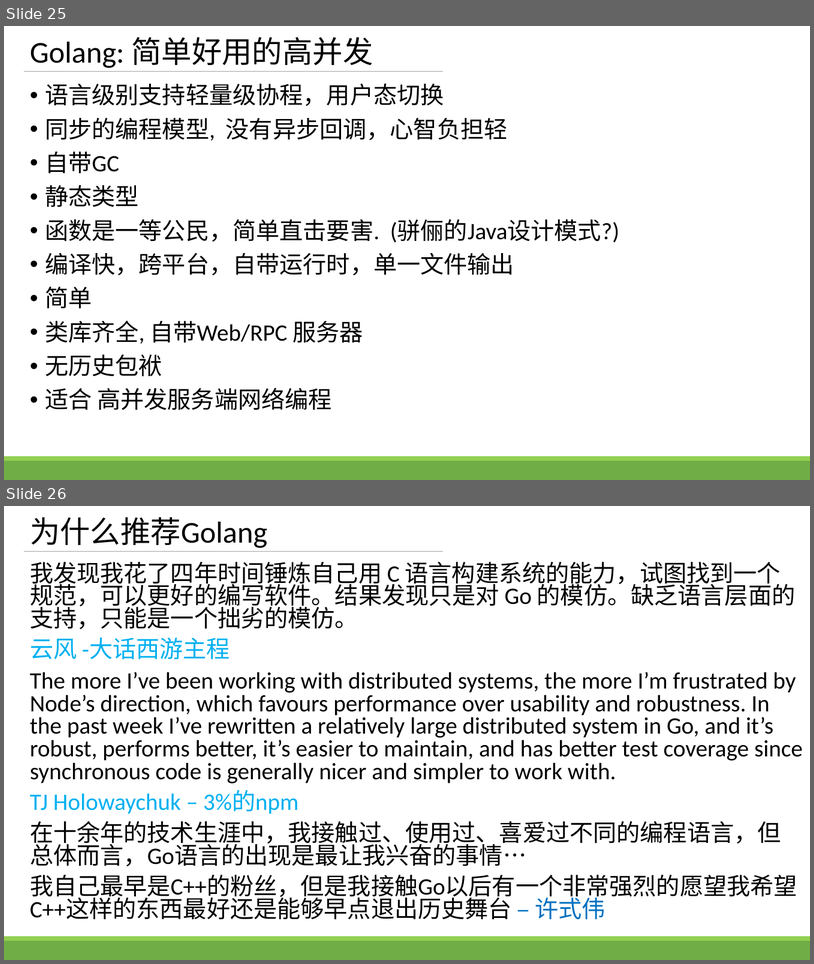
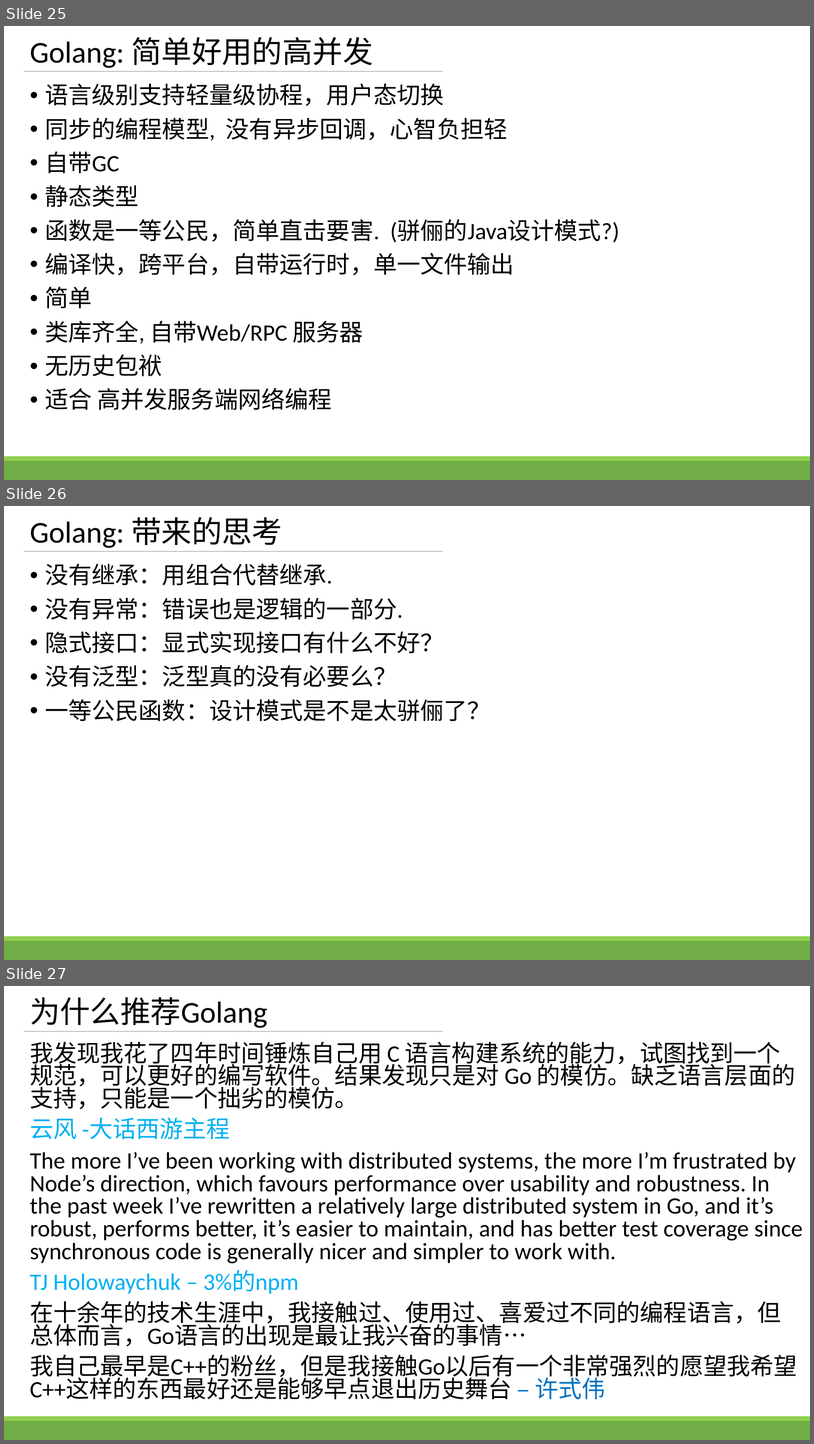
Before and after one commit to zhengbr2/sharing, a slide deck: GolangConcurency.pptx. Shown one above the other, each under a label of ours: slides 25 and 26 before the commit, slides 25, 26 and 27 after it. The pictures are 814x964 and 814x1444 pixels, drawn with LibreOffice and Linux fonts; fonts in the diff are those of the drawing. Boxes give left, top, right and bottom in pixels: in the first picture for what was removed or moved away, otherwise in the second. Text is boxed around its words. In the diff, an @@ line names an element or a change of style, - is before the commit and + after.

Commit message:
ppt 1.5

```diff
--- a/GolangConcurency.pptx
+++ b/GolangConcurency.pptx
@@ slide 26 added at [4,506,810,960], background #FFFFFF; not listed: 3 template elements that a slide beside it also shows @@
@@ title added at [30,517,282,548], 36 pt, text #000000 @@
+Golang: 带来的思考
@@ text added at [45,564,491,721], 28 pt, text #000000 @@
+• 没有继承：用组合代替继承.
+• 没有异常：错误也是逻辑的一部分.
+• 隐式接口：显式实现接口有什么不好？
+• 没有泛型：泛型真的没有必要么？
+• 一等公民函数：设计模式是不是太骈俪了？
@@ what was slide 26 is now slide 27 @@
```
